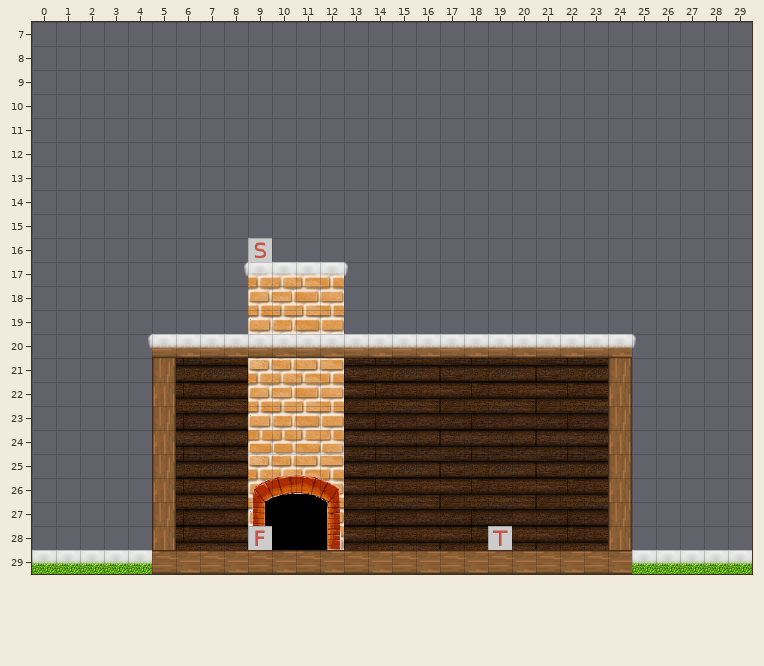
Tiled map (JSON) -- assets/levels/house0.json. That is the earlier state.
Cells are 32x32 px. Shown: x 0..29, y 7..29.
And afterwards:
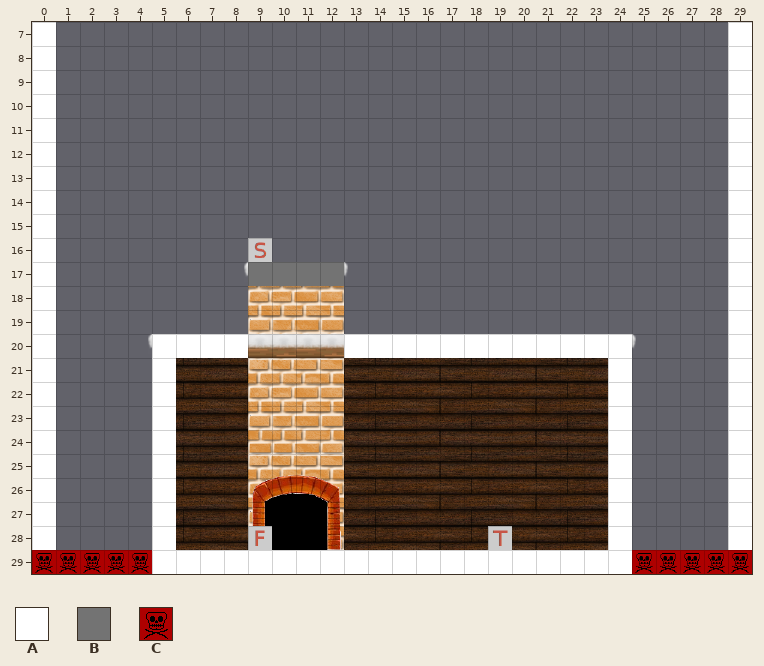
Key: from "Simple": A 1, B 2, C 7.
_ is an empty cell, . an unchanged one.
Tiles of an added or newly shown layer are drawn over the layers below it.
Diff:
--- layer "Platforms" (now shown)
@@ x 0..29 @@
- 7 _............................_
- 8 _............................_
- 9 _............................_
-10 _............................_
-11 _............................_
-12 _............................_
-13 _............................_
-14 _............................_
-15 _............................_
-16 _............................_
-17 _........____................_
-18 _............................_
-19 _............................_
-20 _....____....____________...._
-21 _...._.................._...._
-22 _...._.................._...._
-23 _...._.................._...._
-24 _...._.................._...._
-25 _...._.................._...._
-26 _...._.................._...._
-27 _...._.................._...._
-28 _...._.................._...._
-29 ______________________________
+ 7 A............................A
+ 8 A............................A
+ 9 A............................A
+10 A............................A
+11 A............................A
+12 A............................A
+13 A............................A
+14 A............................A
+15 A............................A
+16 A............................A
+17 A........BBBB................A
+18 A............................A
+19 A............................A
+20 A....AAAA....AAAAAAAAAAAA....A
+21 A....A..................A....A
+22 A....A..................A....A
+23 A....A..................A....A
+24 A....A..................A....A
+25 A....A..................A....A
+26 A....A..................A....A
+27 A....A..................A....A
+28 A....A..................A....A
+29 CCCCCAAAAAAAAAAAAAAAAAAAACCCCC
Where, in picture pixels (left, top, right, bottom), the same in both pictures:
added: (32, 22, 752, 574)
